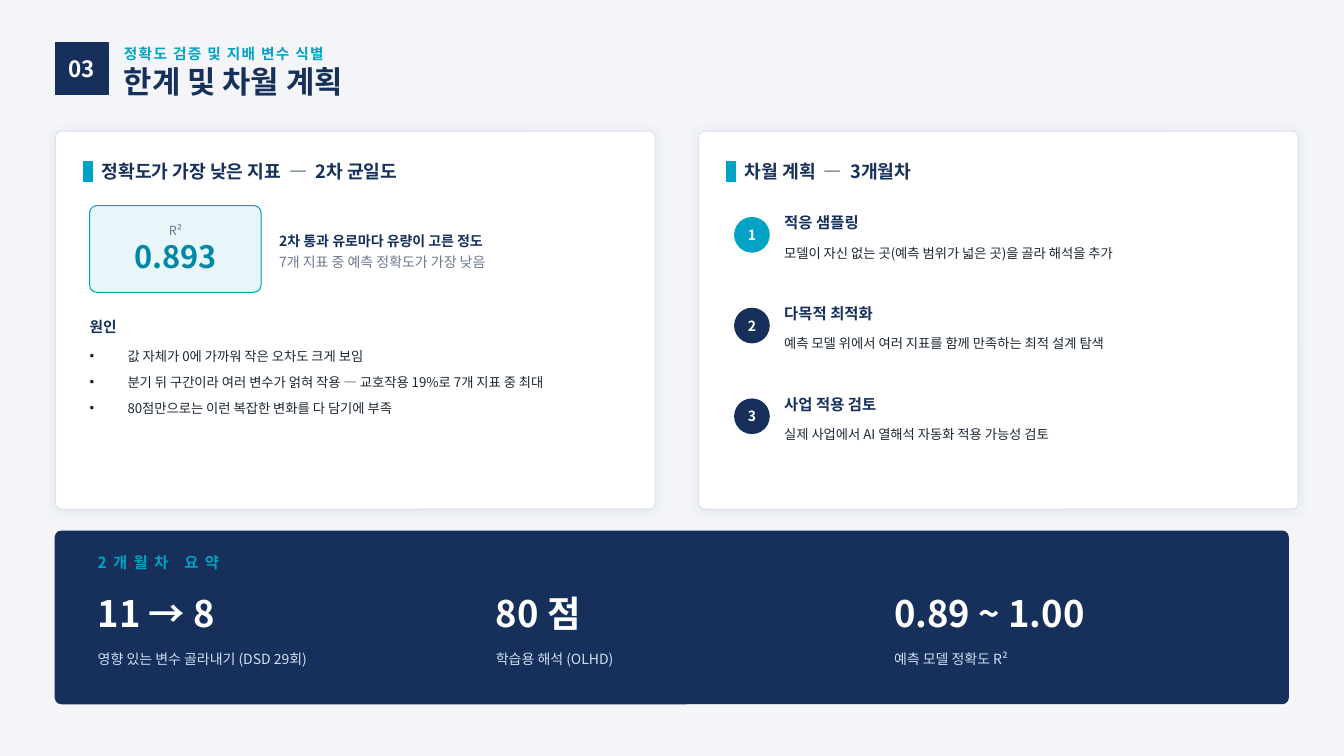
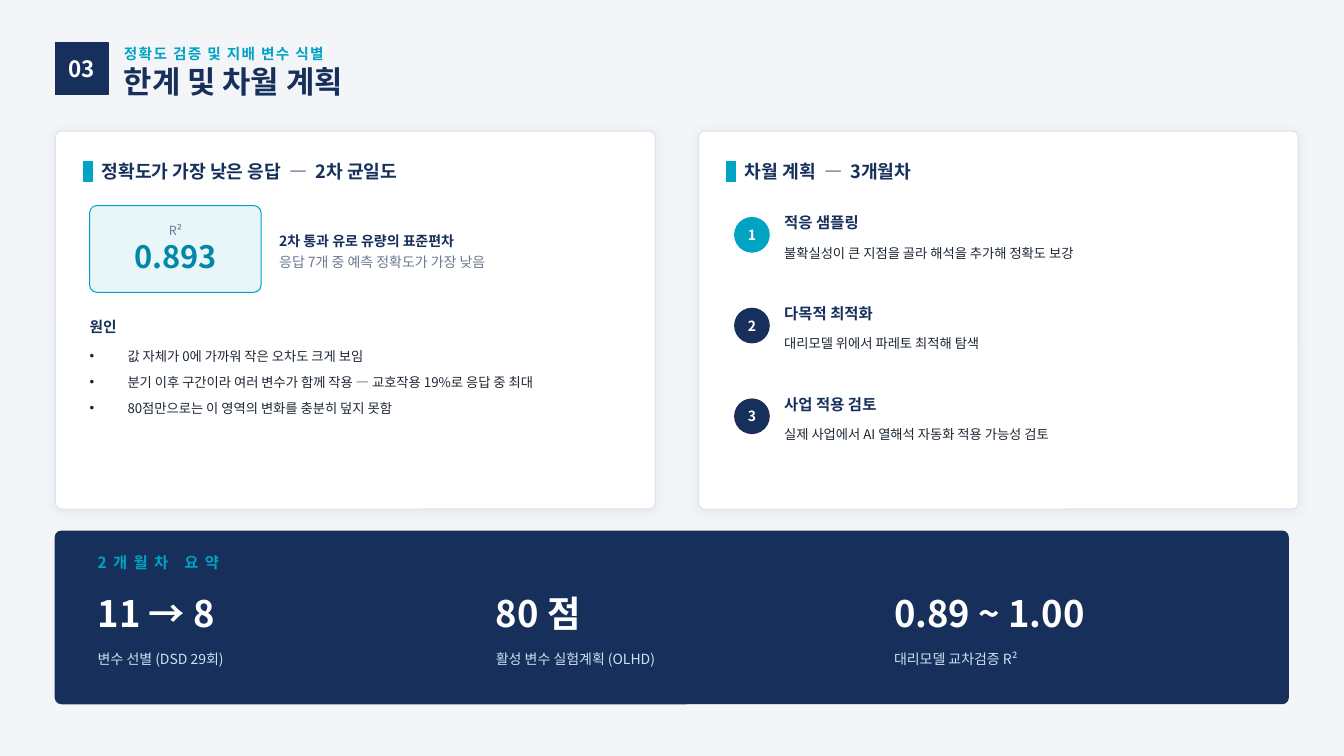
Before and after one commit to yjs9716/dddd, a slide deck: slide 12 of 2개월차_변수선별_및_대리모델구축.pptx. Drawn at 1344x756 pixels with LibreOffice and Linux fonts; fonts in the diff are those of the drawing. Boxes give left, top, right and bottom in pixels: in the first picture for what was removed or moved away, otherwise in the second. Text is boxed around its words. In the diff, an @@ line names an element or a change of style, - is before the commit and + after.

```diff
--- a/2개월차_변수선별_및_대리모델구축.pptx
+++ b/2개월차_변수선별_및_대리모델구축.pptx
@@ text at box(102, 162, 397, 180): text changed @@
-정확도가 가장 낮은 지표 — 2차 균일도
+정확도가 가장 낮은 응답 — 2차 균일도
@@ text at box(279, 234, 486, 268): text changed; text colour #16305B to #6B7A8F; bold off @@
-2차 통과 유로마다 유량이 고른 정도
-7개 지표 중 예측 정확도가 가장 낮음
+2차 통과 유로 유량의 표준편차
+응답 7개 중 예측 정확도가 가장 낮음
@@ text at box(784, 247, 1074, 259): text changed @@
-모델이 자신 없는 곳(예측 범위가 넓은 곳)을 골라 해석을 추가
+불확실성이 큰 지점을 골라 해석을 추가해 정확도 보강
@@ text at box(784, 337, 979, 349): text changed @@
-예측 모델 위에서 여러 지표를 함께 만족하는 최적 설계 탐색
+대리모델 위에서 파레토 최적해 탐색
@@ text at box(128, 376, 533, 414): text changed @@
-• 분기 뒤 구간이라 여러 변수가 얽혀 작용 — 교호작용 19%로 7개 지표 중 최대
-• 80점만으로는 이런 복잡한 변화를 다 담기에 부족
+• 분기 이후 구간이라 여러 변수가 함께 작용 — 교호작용 19%로 응답 중 최대
+• 80점만으로는 이 영역의 변화를 충분히 덮지 못함
@@ text at box(98, 652, 224, 667): text changed @@
-영향 있는 변수 골라내기 (DSD 29회)
+변수 선별 (DSD 29회)
@@ text at box(496, 652, 655, 667): text changed @@
-학습용 해석 (OLHD)
+활성 변수 실험계획 (OLHD)
@@ text at box(894, 651, 1018, 665): text changed @@
-예측 모델 정확도 R²
+대리모델 교차검증 R²
```
Also in this commit, not shown: 10 other slides changed, 2 other files.
